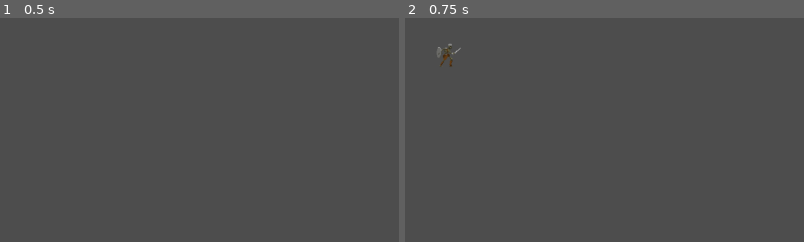
Above: before the commit, frames 1-2 (left to right).
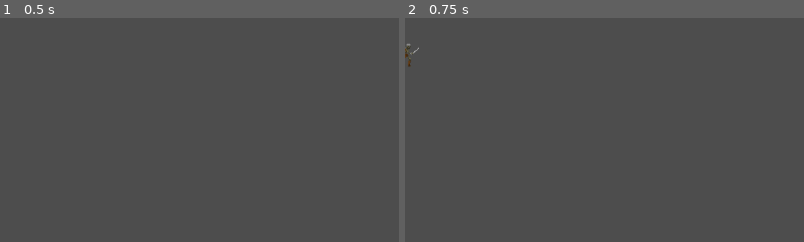
Above: after the commit, the same moments.

Repository: m2002k/Code
Game: Godot game, scene res://Skeleton.tscn
The game is run twice, just before and just after one commit, with the same random seed, the same clock (stepped at 60 frames per second) and the same inputs. This scene is started directly instead of the project's main scene.
Inputs (mouse positions are % of the whole screen's width and height, from its top left):
- Up to frame 1 (0.5 s): no input
- Up to frame 2 (0.75 s): tap Enter (ui_accept) at 0.5, 0.6 s; move the mouse to (72, 45) at 0.52 s; hold Right (ui_right) from 0.53 s (still down); click (72, 45) at 0.67 s
The pictures show only the part of the screen within x 0-50%, y 35-85%; the shares and areas given below are measured in that part.

Frame 1 is identical in both runs. In frame 2, 0.2% of the frame differs, in the area x 0-15%, y 11-22%.

Commit message:
enemy code

Diff:
--- /dev/null
+++ b/Enemy.gd
@@ -0,0 +1,21 @@
+extends CharacterBody2D
+
+@onready var speed = 60.0
+@onready var Sprite =$Sprite2D
+
+var gravity = ProjectSettings.get_setting("physics/2d/default_gravity")
+
+var facing_right = true
+
+func _physics_process(delta):
+	if not is_on_floor():
+		velocity.y += gravity * delta
+
+		if(velocity.x<0):
+			Sprite.flip_h=true
+			facing_right = true
+		elif (velocity.x>0):
+			Sprite.flip_h=false
+			facing_right = false
+
+	move_and_slide()
--- a/Skeleton.gd
+++ /dev/null
@@ -1,28 +0,0 @@
-extends CharacterBody2D
-
-
-const SPEED = 300.0
-const JUMP_VELOCITY = -400.0
-
-# Get the gravity from the project settings to be synced with RigidBody nodes.
-var gravity = ProjectSettings.get_setting("physics/2d/default_gravity")
-
-
-func _physics_process(delta):
-	# Add the gravity.
-	if not is_on_floor():
-		velocity.y += gravity * delta
-
-	# Handle jump.
-	if Input.is_action_just_pressed("ui_accept") and is_on_floor():
-		velocity.y = JUMP_VELOCITY
-
-	# Get the input direction and handle the movement/deceleration.
-	# As good practice, you should replace UI actions with custom gameplay actions.
-	var direction = Input.get_axis("ui_left", "ui_right")
-	if direction:
-		velocity.x = direction * SPEED
-	else:
-		velocity.x = move_toward(velocity.x, 0, SPEED)
-
-	move_and_slide()
--- a/Skeleton.tscn
+++ b/Skeleton.tscn
@@ -1,14 +1,11 @@
 [gd_scene load_steps=33 format=3 uid="uid://cmoiol7sh2fng"]
 
-[ext_resource type="Script" path="res://Skeleton.gd" id="1_re4rm"]
+[ext_resource type="Script" path="res://Enemy.gd" id="1_lq7qs"]
 [ext_resource type="Texture2D" uid="uid://dtvbw0s7cp483" path="res://texter/Skeleton/Idle.png" id="2_rowoo"]
 [ext_resource type="Texture2D" uid="uid://cr2weqf6inblw" path="res://texter/Skeleton/Attack.png" id="2_v3my1"]
 [ext_resource type="Texture2D" uid="uid://mnopi7u517pg" path="res://texter/Skeleton/Walk.png" id="3_r3lny"]
 [ext_resource type="Script" path="res://SkeletonHealth.gd" id="4_gwco8"]
 [ext_resource type="Texture2D" uid="uid://clj7jvwn7o7ty" path="res://texter/Skeleton/Death.png" id="5_jmb55"]
-
-[sub_resource type="CapsuleShape2D" id="CapsuleShape2D_jg24l"]
-height = 38.0
 
 [sub_resource type="Animation" id="Animation_0a66v"]
 length = 0.001
@@ -292,6 +289,9 @@
 transitions = ["Start", "idle", SubResource("AnimationNodeStateMachineTransition_6phwp"), "idle", "attack", SubResource …(719 unchanged characters)…
 graph_offset = Vector2(0, -17.7295)
 
+[sub_resource type="CapsuleShape2D" id="CapsuleShape2D_di13v"]
+height = 36.0
+
 [sub_resource type="CapsuleShape2D" id="CapsuleShape2D_o11uy"]
 radius = 14.9972
 height = 60.0273
@@ -314,7 +314,7 @@
 radius = 189.024
 
 [node name="Skeleton" type="CharacterBody2D"]
-script = ExtResource("1_re4rm")
+script = ExtResource("1_lq7qs")
 
 [node name="Sprite2D" type="Sprite2D" parent="."]
 position = Vector2(-3, -1)
@@ -322,9 +322,6 @@
 texture = ExtResource("2_rowoo")
 hframes = 4
 
-[node name="CollisionShape2D" type="CollisionShape2D" parent="."]
-shape = SubResource("CapsuleShape2D_jg24l")
-
 [node name="AnimationPlayer" type="AnimationPlayer" parent="."]
 libraries = {
 "": SubResource("AnimationLibrary_o4aod")
@@ -336,6 +333,11 @@
 }
 tree_root = SubResource("AnimationNodeStateMachine_f5bp4")
 anim_player = NodePath("../AnimationPlayer")
+
+[node name="CollisionShape2D" type="CollisionShape2D" parent="."]
+position = Vector2(0, -1)
+shape = SubResource("CapsuleShape2D_di13v")
+one_way_collision = true
 
 [node name="Damageable" type="Node" parent="."]
 script = ExtResource("4_gwco8")
@@ -357,6 +359,6 @@
 
 [node name="DetectionArea2D" type="Area2D" parent="."]
 
-[node name="CollisionShape2D" type="CollisionShape2D" parent="DetectionArea2D"]
+[node name="DetectionShape2D" type="CollisionShape2D" parent="DetectionArea2D"]
 shape = SubResource("CircleShape2D_4l2uc")
 one_way_collision_margin = 0.0
--- a/flying_eye.gd
+++ b/flying_eye.gd
@@ -1 +1,16 @@
 extends CharacterBody2D
+
+@onready var speed = 60.0
+@onready var Sprite =$Sprite2D
+
+var facing_right = true
+
+func _physics_process(delta):
+	if(velocity.x<0):
+		Sprite.flip_h=true
+		facing_right = true
+	elif (velocity.x>0):
+		Sprite.flip_h=false
+		facing_right = false
+
+	move_and_slide()
--- a/flying_eye.tscn
+++ b/flying_eye.tscn
@@ -255,19 +255,19 @@
 HP = 50
 bleedable = true
 
-[node name="Area2D" type="Area2D" parent="."]
-
-[node name="CollisionShape2D" type="CollisionShape2D" parent="Area2D"]
+[node name="DamgeArea2D" type="Area2D" parent="."]
+
+[node name="DamgeShape2D" type="CollisionShape2D" parent="DamgeArea2D"]
 position = Vector2(8, 4)
 rotation = 2.03505
 shape = SubResource("CapsuleShape2D_2l00h")
 one_way_collision_margin = 0.0
 
-[node name="FlyingEyeDamge" type="Node" parent="Area2D"]
+[node name="FlyingEyeDamge" type="Node" parent="DamgeArea2D"]
 script = ExtResource("6_ongdf")
 Plysical = 5
 
 [node name="DetectionArea2D" type="Area2D" parent="."]
 
-[node name="CollisionShape2D" type="CollisionShape2D" parent="DetectionArea2D"]
+[node name="DetectionShape2D" type="CollisionShape2D" parent="DetectionArea2D"]
 shape = SubResource("CircleShape2D_2fb6t")
--- /dev/null
+++ b/player.gd
@@ -0,0 +1 @@
+extends CharacterBody2D
--- a/player.tscn
+++ b/player.tscn
@@ -1,10 +1,13 @@
-[gd_scene load_steps=3 format=3 uid="uid://cik7ht5ixbnpd"]
+[gd_scene load_steps=4 format=3 uid="uid://cik7ht5ixbnpd"]
+
+[ext_resource type="Script" path="res://player.gd" id="1_vtdhy"]
 
 [sub_resource type="CapsuleShape2D" id="CapsuleShape2D_v3ofc"]
 
 [sub_resource type="AnimationNodeStateMachine" id="AnimationNodeStateMachine_w6lpy"]
 
 [node name="player" type="CharacterBody2D"]
+script = ExtResource("1_vtdhy")
 
 [node name="Sprite2D" type="Sprite2D" parent="."]
 
